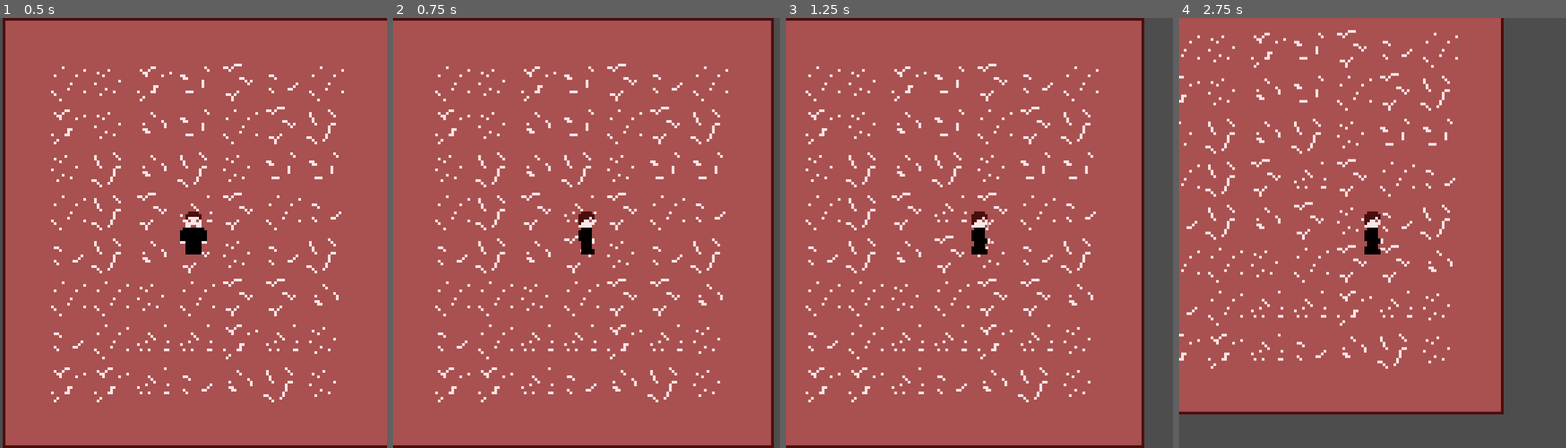
Above: before the commit, frames 1-4 (left to right).
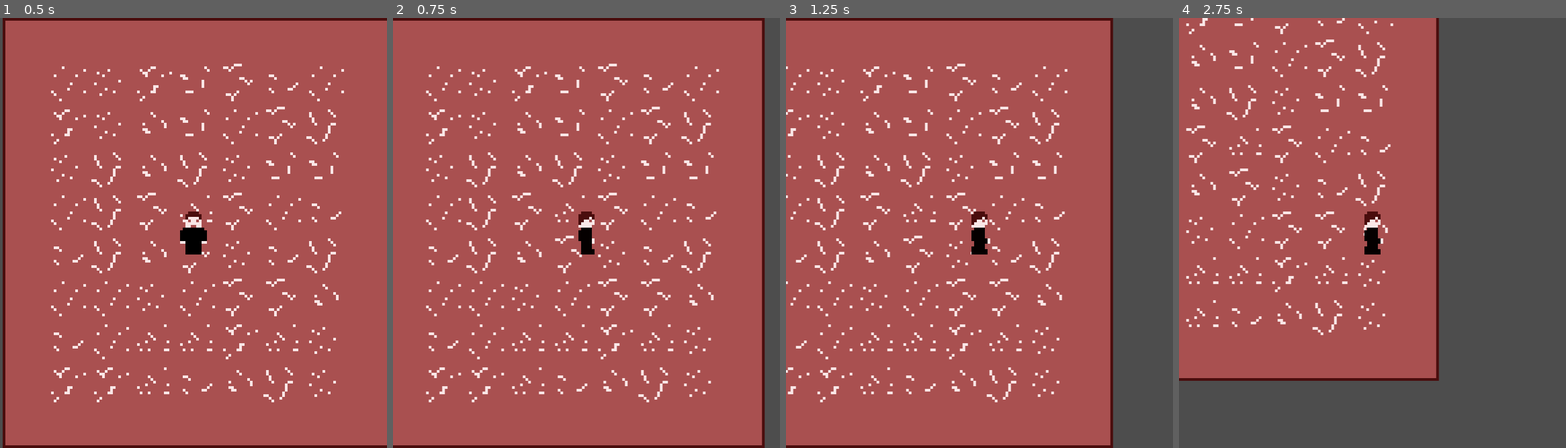
Above: after the commit, the same moments.

Repository: Briightbug/OldGold
Game: Godot game, scene res://Assets/Scenes/test.tscn
Two runs of this game, one before a commit and one after it. Both use one fixed random seed, a clock stepped at 60 frames per second and the inputs below.
Inputs:
- Up to frame 1 (0.5 s): no input
- Up to frame 2 (0.75 s): tap Enter at 0.5 s; hold D (Right) from 0.53 s (still down); hold E (Use) from 0.53 s (still down)
- Up to frame 3 (1.25 s): keep holding D (Right); keep holding E (Use)
- Up to frame 4 (2.75 s): release D (Right) at 1.28 s; release E (Use) at 1.28 s; hold S (Down) 1.28-2.03 s; tap E (Use) at 1.35 s; hold D (Right) from 2.03 s (still down); hold E (Use) from 2.03 s (still down)

Frame 1 is identical in both runs. In frame 2, 10% of the frame differs, in the area x 8-99%, y 0-100%; in frame 3, 16%; in frame 4, 27%, in the area x 0-84%, y 0-93%.

Commit message:
Fix interaction

Diff:
--- a/Assets/Scenes/bed.tscn
+++ b/Assets/Scenes/bed.tscn
@@ -1,5 +1,6 @@
 [gd_scene format=3 uid="uid://3yoht1e4jwwa"]
 
+[ext_resource type="Script" uid="uid://w7dhtqcs3huo" path="res://Assets/Scripts/bed.gd" id="1_dwu2n"]
 [ext_resource type="Texture2D" uid="uid://bx335oy42m2qb" path="res://Assets/Sprites/bed.png" id="1_gaf31"]
 
 [sub_resource type="RectangleShape2D" id="RectangleShape2D_tm6sg"]
@@ -8,6 +9,7 @@
 [sub_resource type="RectangleShape2D" id="RectangleShape2D_1t0i6"]
 
 [node name="Bed" type="StaticBody2D" unique_id=1551945699]
+script = ExtResource("1_dwu2n")
 
 [node name="Sprite2D" type="Sprite2D" parent="." unique_id=1810568674]
 texture = ExtResource("1_gaf31")
--- a/Assets/Scenes/test.tscn
+++ b/Assets/Scenes/test.tscn
@@ -107,8 +107,11 @@
 tile_map_data = PackedByteArray("AAAIAAkAAAACAAIAAAAIAAgAAAACAAEAAAAIAAcAAAACAAEAAAAIAAYAAAACAAEAAAAIAAUAAAACAAEAAAAIAA …(1360 unchanged characters)…
 tile_set = SubResource("TileSet_4ejv0")
 
-[node name="Player" parent="." unique_id=4659336 instance=ExtResource("1_4ejv0")]
+[node name="Player" parent="." unique_id=4659336 node_paths=PackedStringArray("bed") instance=ExtResource("1_4ejv0")]
 position = Vector2(71, 80)
+move_speed = 20.0
+bed = NodePath("../Bed")
 
-[node name="Bed" parent="." unique_id=1551945699 instance=ExtResource("3_u224g")]
+[node name="Bed" parent="." unique_id=1551945699 node_paths=PackedStringArray("player") instance=ExtResource("3_u224g")]
 position = Vector2(32, -40)
+player = NodePath("../Player")
--- /dev/null
+++ b/Assets/Scripts/bed.gd
@@ -0,0 +1,20 @@
+class_name Bed
+extends StaticBody2D
+
+@export var Interactable : bool = false
+@export var player : Player
+
+# Called when the node enters the scene tree for the first time.
+func _ready() -> void:
+	pass
+
+func _process(_delta: float) -> void:
+	pass
+
+func interact_with():
+	if player.player_facing == player.facing.UP or player.facing.RIGHT:
+		Interactable = true
+		print("Interact")
+	else:
+		Interactable = false
+		print("Nothing to interact with")
--- a/Assets/Scripts/player.gd
+++ b/Assets/Scripts/player.gd
@@ -1,8 +1,12 @@
 class_name Player
 extends CharacterBody2D
 
+@export_group("Player")
 @export var move_speed = 10.0
 @export var move_speed_multiplier = 100.0
+
+@export_group("Interactables")
+@export var bed : Bed
 
 var direction : Vector2
 
@@ -13,8 +17,8 @@
 	player_facing = facing.DOWN
 
 func _input(event: InputEvent) -> void:
-	if event.is_action_pressed("Use"):
-		print("Interact!")
+	if event.is_action_pressed("Use") and bed.Interactable == true:
+		bed.interact_with()
 
 func _physics_process(delta: float) -> void:
 	if Input.is_action_pressed("Up"):
Not shown, added: Assets/Scripts/bed.gd.uid
